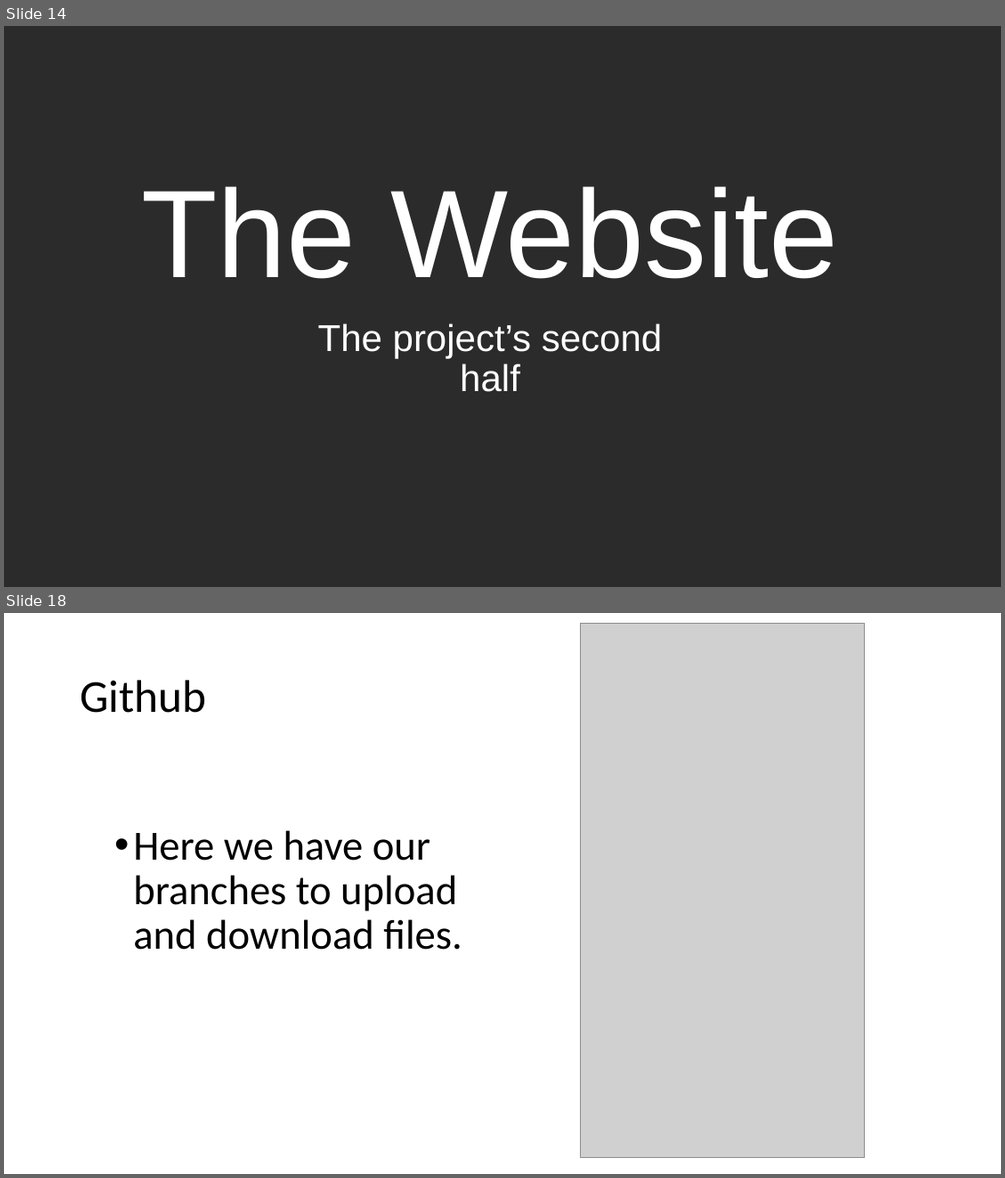
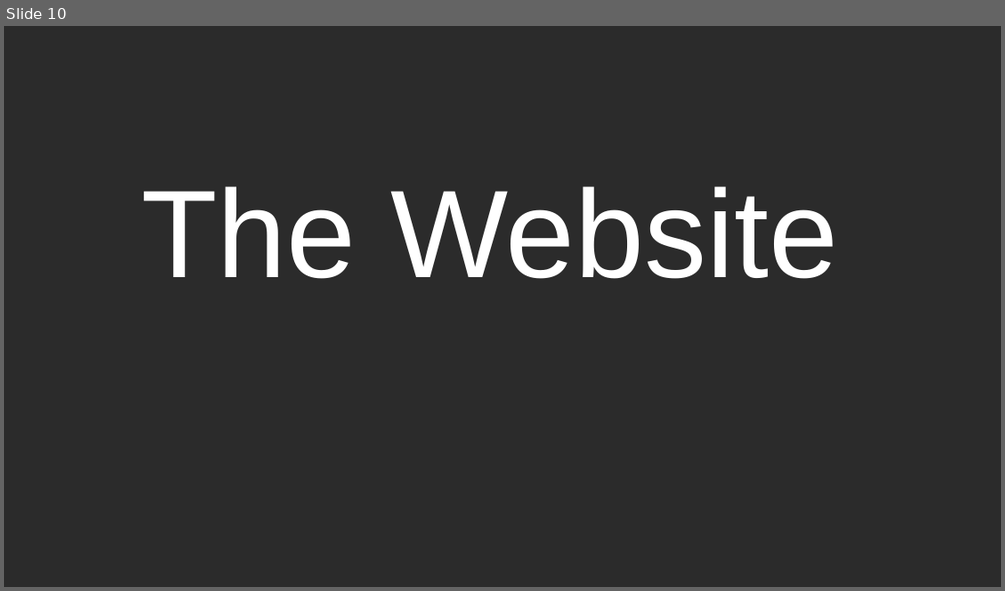
Before and after one commit to Mordsz/Vizsga, a slide deck: TidesOfEnvy.pptx. Shown one above the other, each under a label of ours: slides 14 and 18 before the commit, slide 10 after it; the slides between them are not shown. The pictures are 1005x1178 and 1005x591 pixels, drawn with LibreOffice and Linux fonts; fonts in the diff are those of the drawing; grey boxes stand for pictures; background and template pictures are left out; a plain dark background stands for a picture behind light text. Boxes give left, top, right and bottom in pixels: in the first picture for what was removed or moved away, otherwise in the second. Text is boxed around its words. In the diff, an @@ line names an element or a change of style, - is before the commit and + after.

```diff
--- a/TidesOfEnvy.pptx
+++ b/TidesOfEnvy.pptx
@@ slide 18 removed at <box>4,613,1001,1174</box>, background #FFFFFF @@
@@ picture removed at <box>581,624,864,1158</box> @@
@@ title removed at <box>80,680,206,713</box> @@
-Github
@@ text removed at <box>133,830,462,949</box> @@
-• Here we have our branches to upload and download files.
@@ what was slide 14 is now slide 10 @@
@@ slide 10 changed as well @@
@@ subtitle removed at <box>318,323,662,392</box> @@
-The project’s second half
```
Also in this commit, not shown: 11 other slides changed, 10 slides added, 9 other slides removed.
